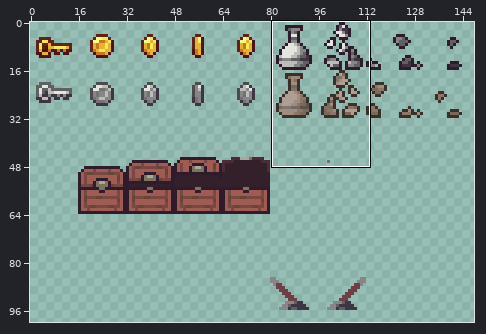
Sprite sheet: Assets/Game/Art/Sprites/Actives/actives.png. Above, an overview of the earlier version with the close-up marked.
Close-up. Old version:
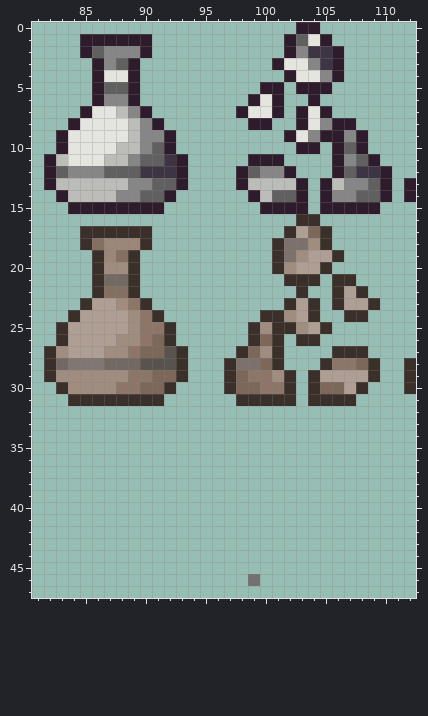
The file is 160x128 pixels. Shown: x 81..112, y 0..47. The wide view leaves out empty margins.
After the commit:
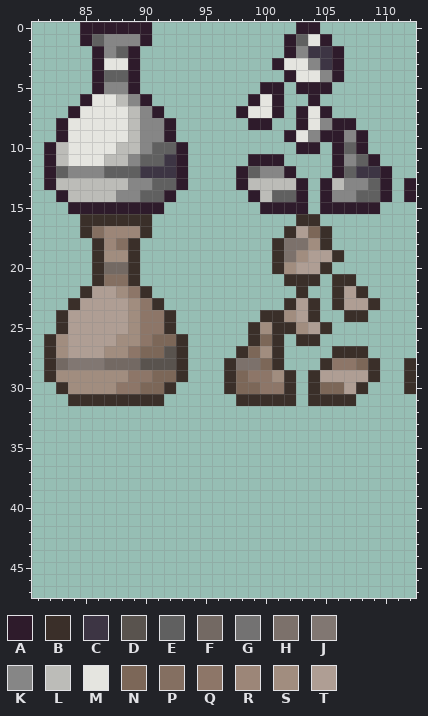
Palette (. is transparent): A #2e1b2b  B #3a2f29  C #3d3544  D #59534e  E #606060  F #736963  G #737272  H #7c716b  J #817772  K #868686  L #bcbcb8  M #e5e5e0  N #7c6758  P #846f61  Q #8d7668  R #9c8678  S #a18d7f  T #af9e94
From old to new:
@@ x 81..95 @@
- 0 ...............
- 1 ....AAAAAA.....
- 2 ....AEKKKA.....
- 3 .....AKEA......
- 4 .....AMMA......
- 5 .....AEEA......
- 6 .....AKKA......
- 7 ....AMMLKA.....
- 8 ...AMMMMLKA....
+ 0 ....AAAAAA.....
+ 1 ....AEKKKA.....
+ 2 .....AKEA......
+ 3 .....AMMA......
+ 4 .....AEEA......
+ 5 .....AKKA......
+ 6 ....AMMLKA.....
+ 7 ...AMMMMLKA....
+ 8 ..AMMMMMLKKA...
  9 ..AMMMMMLKKA...
-10 ..AMMMMLLKEA...
+10 .ALMMMMLLKEEA..
 11 .ALMMMLLKEECA..
@@ x 81..95 @@
 15 ...AAAAAAAA....
-16 ...............
-17 ....BBBBBB.....
-18 ....BPRRRB.....
-19 .....BRPB......
-20 .....BSSB......
-21 .....BFFB......
-22 .....BPPB......
-23 ....BTTSQB.....
-24 ...BTTTTSQB....
+16 ....BBBBBB.....
+17 ....BPRRRB.....
+18 .....BRPB......
+19 .....BSSB......
+20 .....BFFB......
+21 .....BPPB......
+22 ....BTTSQB.....
+23 ...BTTTTSQB....
+24 ..BTTTTTSQQB...
 25 ..BTTTTTSQQB...
-26 ..BTTTTSSQNB...
+26 .BSTTTTSSQNNB..
 27 .BSTTTSSQNNDB..
@@ x 97..101 @@
 45 .....
-46 ..G..
+46 .....
 47 .....
Changed places in both close-ups, as pixel boxes (x1, y1, x2, y2):
changed: (44, 22, 188, 154)
changed: (44, 214, 188, 346)
erased: (248, 574, 260, 586)
